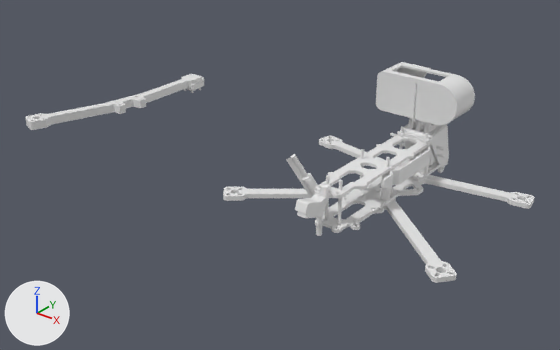
Two versions of the Blender file src/prints.blend, one commit apart.
Before and after are seen from a 50 mm lens placed at (223.0, -390.0, 212.0), pointed at (-52.0, -46.0, -1.0). Arrows for +X, +Y and +Z are at lower left; the lights stay in place.

Names of what the first picture shows: 'AdditionalCameraMount.M3', 'Armor', 'CameraMount.19mm', 'CameraMountHoles_2mm', 'FrameHoles', 'GpsMount', 'GpsMountCut', 'HawkeyeThumb2Mount', 'VtxAntennaMountB', 'VtxAntennaMountBCut', 'arms', 'arms.001', 'bottom_plate', 'top_plate'.
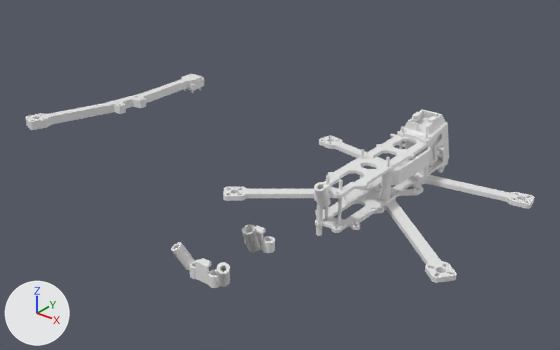
ob_vtxantennamountbcut_001 is not drawn itself; it is used by a modifier of ob_vtxantennamount_single.

Where the newer file only moved an object's origin or applied its transform, the numbers keep the older frame.

Diff of the bpy script that builds the scene:
```diff
--- a/src/prints.blend.py
+++ b/src/prints.blend.py
@@ me_cylinder_008 @@
 # used by ob_vtxantennamountbcut; parent = ob_vtxantennamountb; location = (160.0, -6.322, 18.03); scale = (1.0, 1.0, 2.71)
-me_cylinder_008.from_pydata(...)  # 256 vertices, 194 faces; spans x -1.49..1.48, y -4.48..1.49, z -6.04..5.0
+me_cylinder_008.from_pydata(...)  # 256 vertices, 194 faces; spans x -2.03..1.93, y -7.92..2.04, z -6.04..5.0
+# me_cylinder_008 part 1: 256 of 256 vertices moved; they spanned x -1.49..1.48, y -4.48..1.49, z -6.04..5.0 and now span x -2.03..1.93, y -7.92..2.04, z -6.04..5.0; mean shift (-0.05, 0.01, 0.0); largest move (0.0, -4.48, 5.0) -> (-0.05, -7.92, 5.0)
@@ me_cube_017 @@
 # used by ob_gpsmount; location = (0.0, -79.1, 6.2); rotation_euler = (0.0, -0.349, -1.571), in degrees (0, -20, -90)
-me_cube_017.from_pydata(...)  # 14 vertices, 11 faces; spans x -9.5..9.5, y -7.5..0.0, z -2.5..6.7
+me_cube_017.from_pydata(...)  # 48 vertices, 47 faces; spans x -10.1..9.5, y -10.5..10.5, z -4.0..3.8
+# me_cube_017 part 2
+# 11 vertices are removed from x -9.5..9.5, y -7.5..0.0, z -2.5..6.7
+# 11 faces are deleted
+# 26 vertices are added at x -10.1..9.5, y -10.5..10.5, z -4.0..3.8
+# 12 new vertices lie (6.0, 0.0, 0.0) away from vertices in x -3.0, y -7.5..7.5, z -4.0..-2.5
+# 7 new vertices lie (0.0, 0.0, 4.9) away from vertices in x -8.3..9.5, y -6.2..6.2, z -2.5
+# 41 new faces join them
@@ ob_additionalcameramount_m3 @@
 ob_additionalcameramount_m3.rotation_euler = (-0.0933, 0.0, 1.571)  # degrees (-5.3, 0, 90)
+ob_additionalcameramount_m3.hide_set(True)
@@ ob_cameramountholes_2mm @@
 ob_cameramountholes_2mm = bpy.data.objects.new('CameraMountHoles_2mm', me_cylinder_010)
-ob_cameramountholes_2mm.location = (-22.4, 38.8, 5.8)
+ob_cameramountholes_2mm.location = (-22.4, 38.8, 5.3)
 ob_cameramountholes_2mm.rotation_euler = (1.571, 0.0, 1.571)  # degrees (90, 0, 90)
@@ ob_hawkeyethumb2mount @@
 _m = ob_hawkeyethumb2mount.modifiers.new('Boolean', 'BOOLEAN')
 _m.object = ob_hawkeyethumb2mountcut
+ob_hawkeyethumb2mount.hide_set(True)
@@ ob_vtxantennamountb @@
-ob_vtxantennamountb = bpy.data.objects.new('VtxAntennaMountB', me_cylinder_007)
@@ ob_vtxantennamountbcut @@
 ob_vtxantennamountbcut = bpy.data.objects.new('VtxAntennaMountBCut', me_cylinder_008)
-ob_vtxantennamountbcut.parent = ob_vtxantennamountb
 ob_vtxantennamountbcut.matrix_parent_inverse = Matrix(((1.0, 0.0, 0.0, -160.0), (0.0, 1.0, 0.0, 6.265), (0.0, 0.0, 1.0, -8.121), (0.0, 0.0, 0.0, 1.0)))
@@ ob_vtxantennamountbcut @@
 ob_vtxantennamountbcut.scale = (1.0, 1.0, 2.71)
+ob_vtxantennamountbcut.hide_set(True)
@@ ob_gpsmount @@
 ob_gpsmount = bpy.data.objects.new('GpsMount', me_cube_017)
-ob_gpsmount.location = (0.0, -79.1, 6.2)
-ob_gpsmount.rotation_euler = (0.0, -0.349, -1.571)  # degrees (0, -20, -90)
+ob_gpsmount.location = (0.0, 40.7, 20.9)
+ob_gpsmount.rotation_euler = (3.142, 0.157, -1.571)  # degrees (180, 9, -90)
 _m = ob_gpsmount.modifiers.new('Boolean', 'BOOLEAN')
@@ ob_gpsmountcut @@
 ob_gpsmountcut.location = (158.5, 0.0, 7.446)
+ob_gpsmountcut.hide_set(True)
@@ ob_vtxantennamountbcut_001 @@
+ob_vtxantennamountbcut_001 = bpy.data.objects.new('VtxAntennaMountBCut.001', me_cylinder_012)  # 256 vertices, 194 faces; spans x -1.98..1.98, y -7.92..2.04, z -6.04..5.0
+ob_vtxantennamountbcut_001.parent = ob_vtxantennamount_single
+ob_vtxantennamountbcut_001.location = (160.0, -6.322, 18.03)
+ob_vtxantennamountbcut_001.scale = (1.0, 1.0, 2.71)
@@ ob_vtxantennamount_single @@
+ob_vtxantennamount_single = bpy.data.objects.new('VtxAntennaMount.Single', me_cylinder_013)  # a 64-sided cylinder along z spanning x -3.5..3.5, y -3.5..3.5, z -5.0..8.0; modifiers BOOLEAN
+ob_vtxantennamount_single.location = (0.0, -73.0, 11.2)
+ob_vtxantennamount_single.rotation_euler = (0.349, 0.0, 0.0)  # degrees (20, 0, 0)
@@ ob_vtx_antenna_mount_single @@
+ob_vtx_antenna_mount_single = bpy.data.objects.new('vtx_antenna_mount_single', me_vtx_antenna_mount_single)  # 664 vertices, 1320 faces; spans x -9.25..3.5, y -79.04..-64.1, z 5.26..19.87; modifiers MIRROR
+ob_vtx_antenna_mount_single.location = (0.0, -60.8, 0.0)
@@ ob_prints @@
+ob_prints = bpy.data.objects.new('prints', me_prints)  # 666 vertices, 1324 faces; spans x -17.9..0.0, y -73.6..-63.4, z 5.3..21.1; modifiers MIRROR
+ob_prints.location = (0.0, -100.7, 0.0)
```

Changed parts and their boxes (x1, y1, x2, y2) in the pictures (560 x 350 px):
'HawkeyeThumb2Mount', hidden
    before: (376, 62, 475, 128)
'prints', added
    after: (171, 242, 230, 288)
'GpsMount', reshaped, moved, turned
    before: (295, 195, 327, 214)
    after: (404, 109, 445, 135)
'CameraMount.19mm', reshaped
    before: (397, 124, 449, 165)
    after: (397, 122, 449, 162)
'vtx_antenna_mount_single', added
    after: (242, 224, 275, 253)
'VtxAntennaMountBCut', hidden
    before: (286, 154, 312, 197)
'VtxAntennaMount.Single', added
    after: (314, 182, 331, 208)
'GpsMountCut', hidden
    before: (297, 204, 325, 218)
'AdditionalCameraMount.M3', hidden
    before: (407, 118, 436, 133)
'VtxAntennaMountB', deleted, hidden
    before: (302, 173, 318, 196)
'CameraMountHoles_2mm', moved
    both: (390, 133, 445, 158)
part 2 of me_cube_017, built on
    before: (295, 195, 327, 214)
